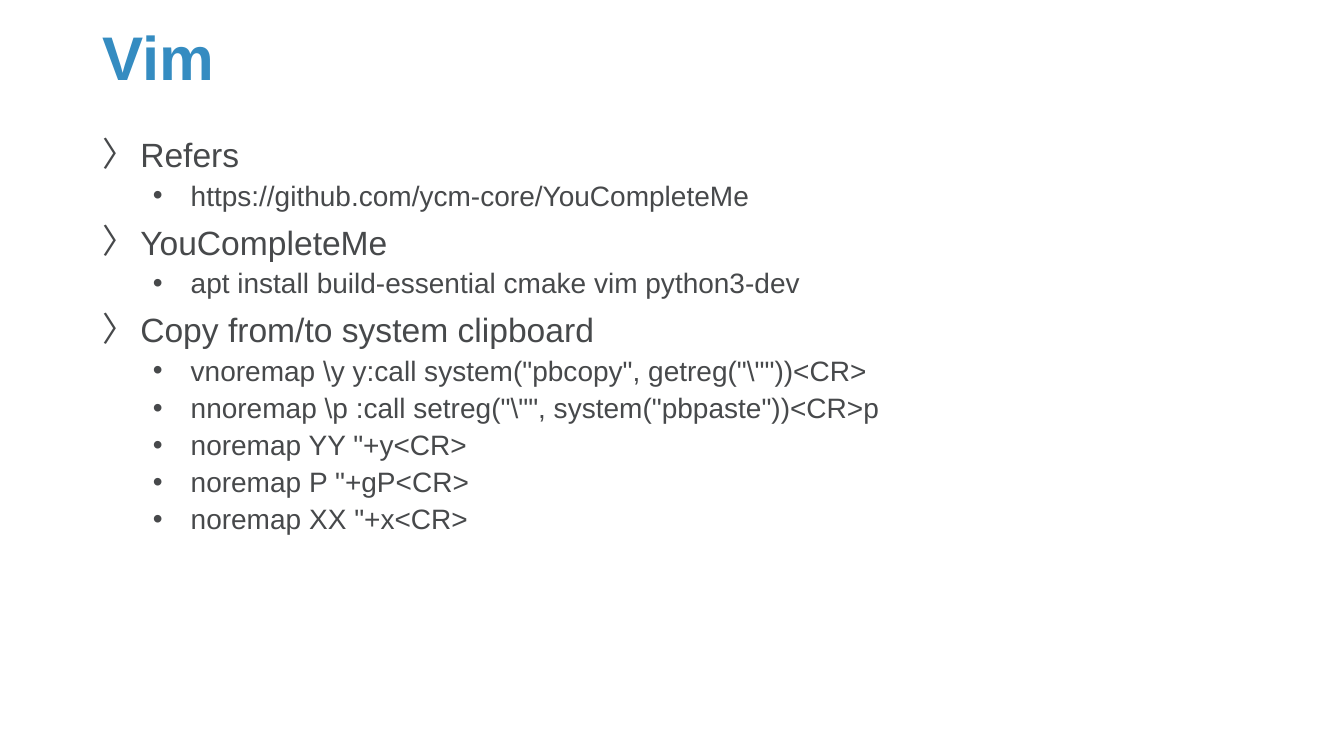
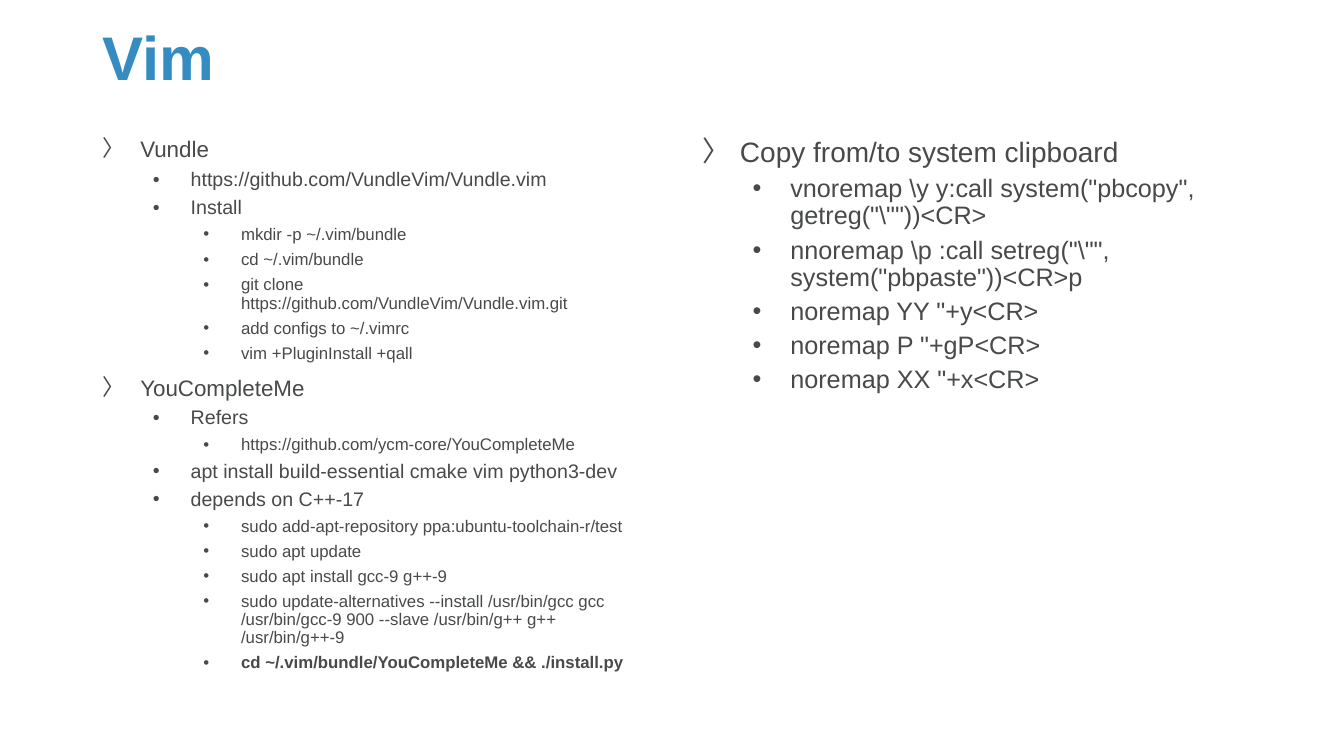
Before and after one commit to Sparks-Lu/TechNotes, a slide deck: slide 26 of Linux/Linux_Notes.pptx (slide 21 before the commit). Drawn at 1344x756 pixels with LibreOffice and Linux fonts; fonts in the diff are those of the drawing; background and template pictures are left out. Boxes give left, top, right and bottom in pixels: in the first picture for what was removed or moved away, otherwise in the second. Text is boxed around its words. In the diff, an @@ line names an element or a change of style, - is before the commit and + after.

```diff
--- a/Linux/Linux_Notes.pptx
+++ b/Linux/Linux_Notes.pptx
@@ text at [140,140,567,401]: paragraphs added @@
+〉 Vundle
+  • https://github.com/VundleVim/Vundle.vim
+  • Install
+    • mkdir -p ~/.vim/bundle
+    • cd ~/.vim/bundle
+    • git clone https://github.com/VundleVim/Vundle.vim.git
+    • add configs to ~/.vimrc
+    • vim +PluginInstall +qall
+〉 YouCompleteMe
@@ text added at [740,141,1194,394], 18 pt, text #47494B @@
+〉 Copy from/to system clipboard
+  • vnoremap \y y:call system("pbcopy", getreg("\""))<CR>
+  • nnoremap \p :call setreg("\"", system("pbpaste"))<CR>p
+  • noremap YY "+y<CR>
+  • noremap P "+gP<CR>
+  • noremap XX "+x<CR>
@@ text at [140,230,387,262]: paragraph removed @@
-〉 YouCompleteMe
@@ text at [191,410,617,482]: size 24 to 14 pt in "Refers"; size 20 to 12 pt in "https://github.com/ycm-core/YouCompleteMe"; size 20 to 14 pt in "apt install build-essential cmake vim python3-dev"; bullet 〉 to •; list level 1 to 2 in "Refers"; list level 2 to 3 in "https://github.com/ycm-core/YouCompleteMe" @@
@@ text at [191,491,623,672]: text changed; size 20 to 12 pt @@
-〉 Copy from/to system clipboard
-  • vnoremap \y y:call system("pbcopy", getreg("\""))<CR>
-  • nnoremap \p :call setreg("\"", system("pbpaste"))<CR>p
-  • noremap YY "+y<CR>
-  • noremap P "+gP<CR>
-  • noremap XX "+x<CR>
+  • depends on C++-17
+    • sudo add-apt-repository ppa:ubuntu-toolchain-r/test
+    • sudo apt update
+    • sudo apt install gcc-9 g++-9
+    • sudo update-alternatives --install /usr/bin/gcc gcc /usr/bin/gcc-9 900 --slave /usr/bin/g++ g++ /usr/bin/g++-9
+    • cd ~/.vim/bundle/YouCompleteMe && ./install.py
```
Also in this commit, not shown: 5 other slides changed, 10 slides added, 1 other file.
